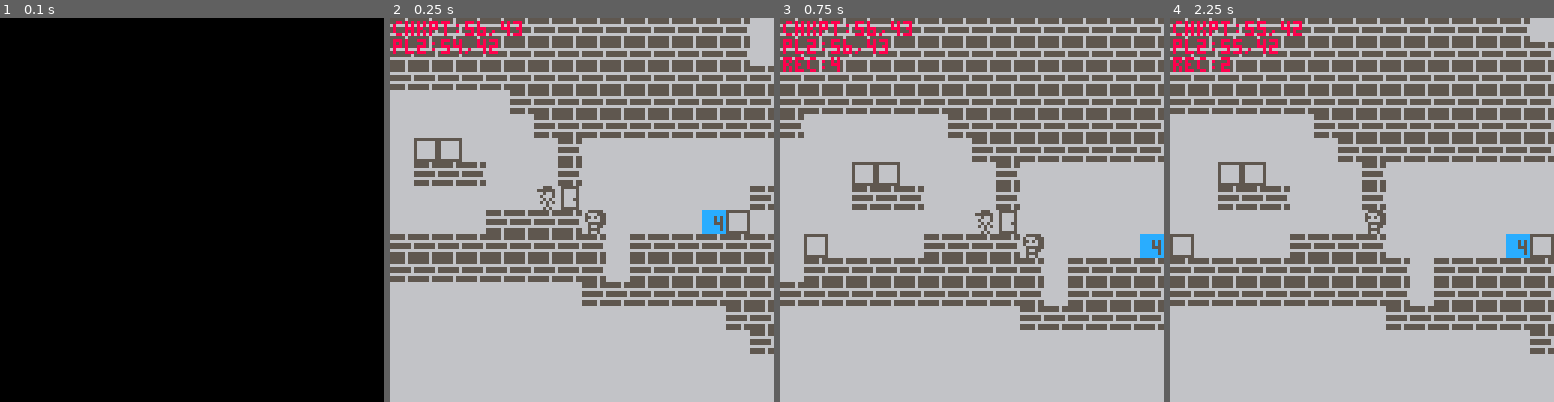
Above: before the commit, frames 1-4 (left to right).
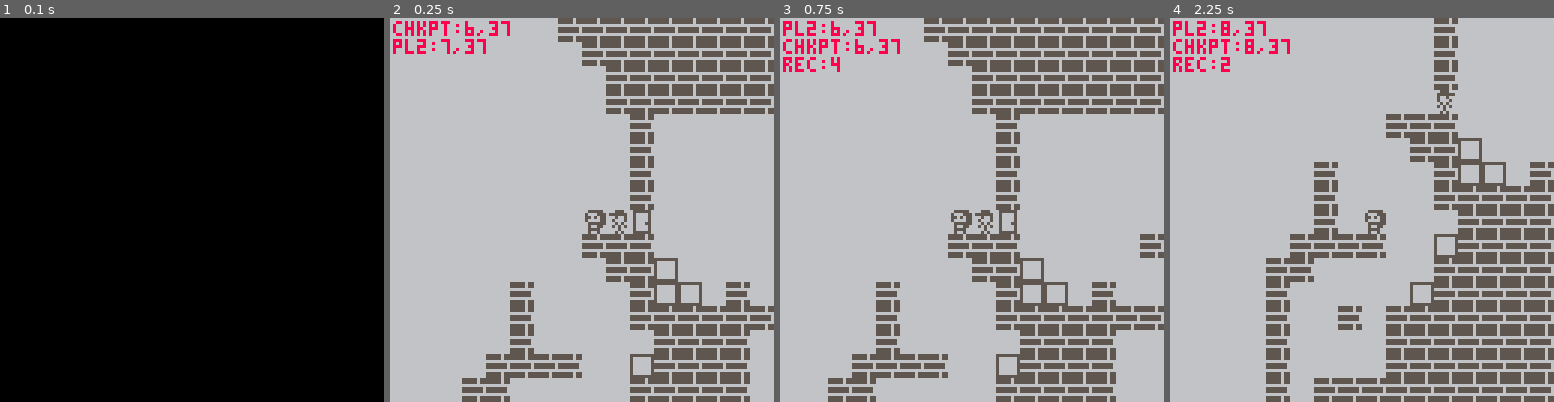
Above: after the commit, the same moments.

Repository: krscott/blockdudette
Game: PICO-8 cartridge blockdudette.p8
Same seed, same stepped clock (60 frames per second), same inputs: the game is played once before the commit and once after it.
Inputs:
- Up to frame 1 (0.1 s): no input
- Up to frame 2 (0.25 s): no input
- Up to frame 3 (0.75 s): tap X (X key) at 0.33 s; tap O (Z key) at 0.7 s
- Up to frame 4 (2.25 s): tap X (X key) at 1.07, 1.85 s; hold Right 1.6-2.1 s; tap O (Z key) at 1.7, 2.1 s; hold Up from 2.15 s (still down)

Frame 1 is identical in both runs. In frame 2, 30% of the frame differs, in the area x 0-100%, y 0-100%; in frame 3, 26%; in frame 4, 37%.

Commit message:
Fix event controlling p2

Diff:
--- a/blockdudette.p8
+++ b/blockdudette.p8
@@ -251,30 +251,9 @@
 		return swap_players(state)
 	end
 
-	local objs=set2d(
-		blocks,pl2.x,pl2.y,pl2
-	)
-
-	local npl,nobjs=next_pl_blx(
-		pl,objs
-	)
-
-	assert(npl)
-	assert(nobjs)
-
-	local nblx,pl2x,pl2y,_=
-		find_pop2d(
-			nobjs,
-			function(v)
-				return v.s==pl2.s
-			end
-		)
-
-	local npl2=cp(pl2,{
-		x=pl2x,
-		y=pl2y,
-		input=input({})
-	})
+	local npl,npl2,nblx=
+		next_pls_blx(pl,pl2,blocks)
+
 	assert(npl)
 	assert(npl2)
 	assert(nblx)
@@ -287,6 +266,10 @@
 		npl,
 		state.events
 	)
+
+
+	debug("evt0",nevts[0] and not nevts[0].done)
+	debug("evt1",nevts[1] and not nevts[1].done)
 
 	local nstate=proc_evts(
 		cp(state,{
@@ -377,6 +360,39 @@
 	for x,y,v in all2d(blx) do
 		spr(v.s,g2w(x),g2w(y))
 	end
+end
+
+function next_pls_blx(
+	pl,pl2,blx
+)
+
+	-- add pl2 to blocks
+	local objs=set2d(
+		blx,pl2.x,pl2.y,pl2
+	)
+
+	local npl,nobjs=next_pl_blx(
+		pl,objs
+	)
+
+	assert(npl)
+	assert(nobjs)
+
+	local nblx,pl2x,pl2y,_=
+		find_pop2d(
+			nobjs,
+			function(v)
+				return v.s==pl2.s
+			end
+		)
+
+	local npl2=cp(pl2,{
+		x=pl2x,
+		y=pl2y,
+		input=input({})
+	})
+
+	return npl,npl2,nblx
 end
 
 function g2w(g)
@@ -723,13 +739,28 @@
 		})
 	})
 
-	for i,evt in pairs(evts) do
-		if not evt.done then
+	--todo: use event queue?
+	--todo: magic number:
+	-- 11 == max event index
+	for i=0,11 do
+		local evt=evts[i]
+
+		if evt and not evt.done then
  		tmp_st,nevt=
  			event_f[i](tmp_st,evt)
 
  		if nevt!=nil then
+ 			local npl2,npl,nblx=
+ 				next_pls_blx(
+ 					tmp_st.pl2,
+ 					tmp_st.pl,
+ 					tmp_st.blocks
+ 				)
+
  			tmp_st=cp(tmp_st,{
+ 				pl=npl,
+ 				pl2=npl2,
+ 				blocks=nblx,
  				events=cp(tmp_st.events,{
  					[i]=nevt
  				})
@@ -1261,19 +1292,19 @@
 10202020202020202020202020202020202020201010101020202020202020202020202020202020201010101020202020202020101010101010101010101010
 10101010101010102010101010101010101010303020201010101010102020201010101010101010101020202020202020202020202020202020202020202010
 10202020202020202020202020202020202020202010101010202020202010101010101010101010101010102020202020202020101010101010101010101010
-10101010101010105010101010101030101020202020101010101010101020101010101010101010101010202020202020202020202020202020202020202020
+10101010101040605010101010101030101020202020101010101010101020101010101010101010101010202020202020202020202020202020202020202020
 10102020202020202020202020202020202020202020101010102020202010101010101010101010101010202020202020202020201010101010102020101010
 10101010101020202010101010102020201010101010101010101010101050101030101010101010101010202020201010101010102020202020202020202020
 10102020202020202020202020202020202020202020201010101010102010103010102020202020202020202020202020202020202020202020202020201010
 10101010101010202030101010101010101010101010101020101010101020101020201010303010101010102020101010101010101020202020202020202020
 20101010101010202020202020202020202020202020202010101010101010102010101020202020202020202020202020202020202020202020202020201010
-10101010101010102030301020101010101010101010202020101010101020101010102010202020101010102010101010303010101010201010101010101010
+10101020101010102030301020101010101010101010202020101010101020101010102010202020101010102010101010303010101010201010101010101010
 10101010101010202020202020202020202020202020202020202020202020202020101010201010101010101010101010101010101010101010102020101010
 10101020101010102020202020202020202020202020202020103010202020101010101010101010101010105010101010202020101010201010101010101010
 20202020202010202020202020202020202020202020202020201010101020202020201010201010101010101010101010101010101010101010102020101010
-10101020101010101020202020101010101010101010202020202020202020202020202010101010102020202020101010101010101060501010101010101020
+10101020101010101020202020101010101010101010202020202020202020202020202010101010102020202020101010101010101010501010101010101020
 20101010101010101010101010102010101010101010101010101030101010102020202010501010101010101010101010101010101010101010102020101010
-10102020202010103020202020101010101010101010101020202020202020202020202020103010202020202020103010101010202020204010101010433010
+10102020202010103020202020101010101010101010101020202020202020202020202020103010202020202020103010101010202020201010101010433010
 10101010101010101010101010335010101010101010101010102020201010102020202020201010101010101010101010101010101010101010102020101010
 10202010101010102020202020101010101010101010101010101010102020202020202020202020202020202020102020202020202020202010202020202020
 20202020201010101010102020202010102010101010202010101010101010102020202020201010101010101010101010101010101010101010102020101010
@@ -1287,13 +1318,13 @@
 20202020202020202020202020202020202020202020202020202020202020202020202020201010102010101010101010103010101010101020202020101010
 10201020202020202020202020101010101010102010101010102010101020101010101010101010101010101010101010101010101010101010101010101010
 20202020202020202020202020202020202020202020202020202020202020202020202020201010101010101030101010102010101010101010102020101010
-10201010101010202010101020101010101010101010101030302010101020101010101010101010101010101010101010101010101010101010101010101010
+10201010101010101010101020101010101010101010101030302010101020101010101010101010101010101010101010101010101010101010101010101010
 20202020202020202020202020202020202020202020202020202020202020202020202020202020202020202020202020202020202020202020202020201010
-10201010103010201010101020303010101010101010102020202010101020101010101010101010101010101010101010101010101010101010101010101010
+10201010101030101010101020303010101010101010102020202010101020101010101010101010101010101010101010101010101010101010101010101010
 10101010101010101010101010101010101010101010101010101010101010101010102020202020202020202020202020202020202020202020202020201010
-10201010102020201010101020202020101010101010101010102010101020101010101010101010101010101010101010101010101010101010101010101010
+10201010102020101020101020202020101010101010101010102010101020101010101010101010101010101010101010101010101010101010101010101010
 10101010101010101010101010101010101010101010101010101010101010101010101020201010101010101010101010101010101010101010102020101010
-10201010101010101020101010201010101010101010103010102010101020101010101010101010101010101010101010101010101010101010101010101010
+10201010201010101020101010201010101010101010103010102010101020101010101010101010101010101010101010101010101010101010101010101010
 10101010101010101010101010101010101010101010101010101010101010101010101010101010101010101010101010101010101010101010101010101010
 10201010101010101020101010203010101010101010102020202010101020101010101010101010101010101010101010101010101010101010101010101010
 10101010101010101010101010101010101010101010101010101010101010101010101010101010101010101010101010101010101010101010101010101010
@@ -1319,7 +1350,7 @@
 0001000000000000000000000000000000000000000000000000000000000000000000000000000000000000000000000101010101010101010000000000000000000000000000000000000000000000000000000000000000000000000000000000000000000000000000000000000000000000000000000000000000000000
 0000000000000000000000000000000000000000000000000000000000000000000000000000000000000000000000000000000000000000000000000000000000000000000000000000000000000000000000000000000000000000000000000000000000000000000000000000000000000000000000000000000000000000
 __map__
-0101010101010101010101010101010101010101010101010101010101010101010101010101010101010101010101010101010101010101010101010101010101010101010101010202020101010101010101010101010101010101010101010101010101010101010101010101010101010101010101010101010101010101
+0101010101010101010101010101010101010101010101010101010101010101010101010101010101010101010101010101010101010101010101010101010101010101010101010202020101010101010101010101010101010101010101010101010101010101010101010101010101010101010101010101010101010106
 0101010101010101010101010101010101010101010101010101010101010101010101010101010101010101010101010101010101010101010101010101010101010101010101020202020201010101010101010101010101010101010101010101010101010101010101010101010101010101010101010101010101010101
 0101010101010101010101010101010101010101010101010101010301010101010101010101010101010101010101010101010101010101010101010101010101010101010102020202020202010101010101010101010101010101010101010101010101010101010101010101010101010101010101010101010101010101
 0101010101020202010101010101010101010101010101010101020202010101010101010101010101010101010101010101010101010101010101010101010101010101010203020302030203020101010101010101010101010101010101010101010101010101010101010101010101010101010101010101010101010101
